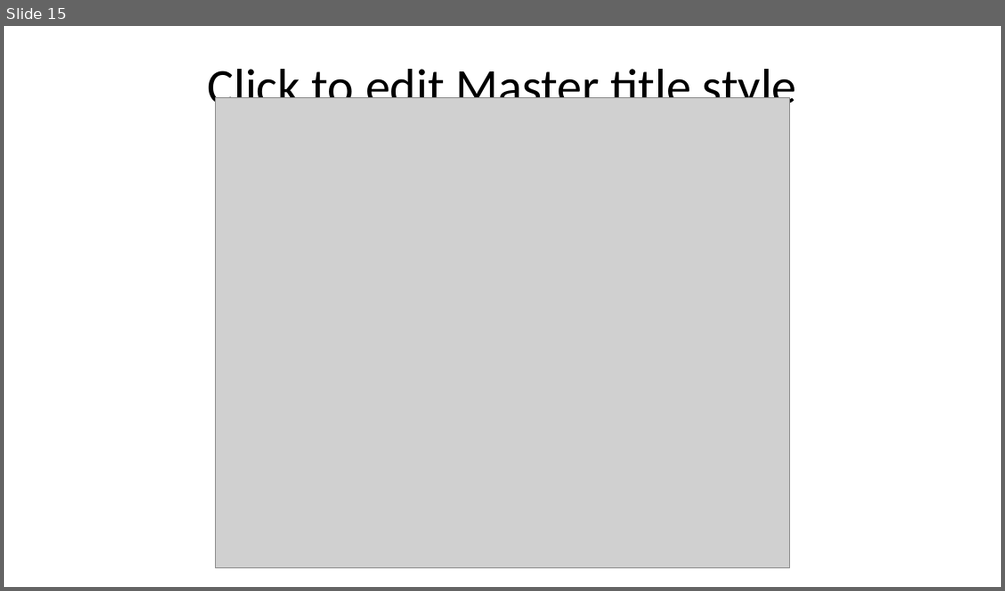
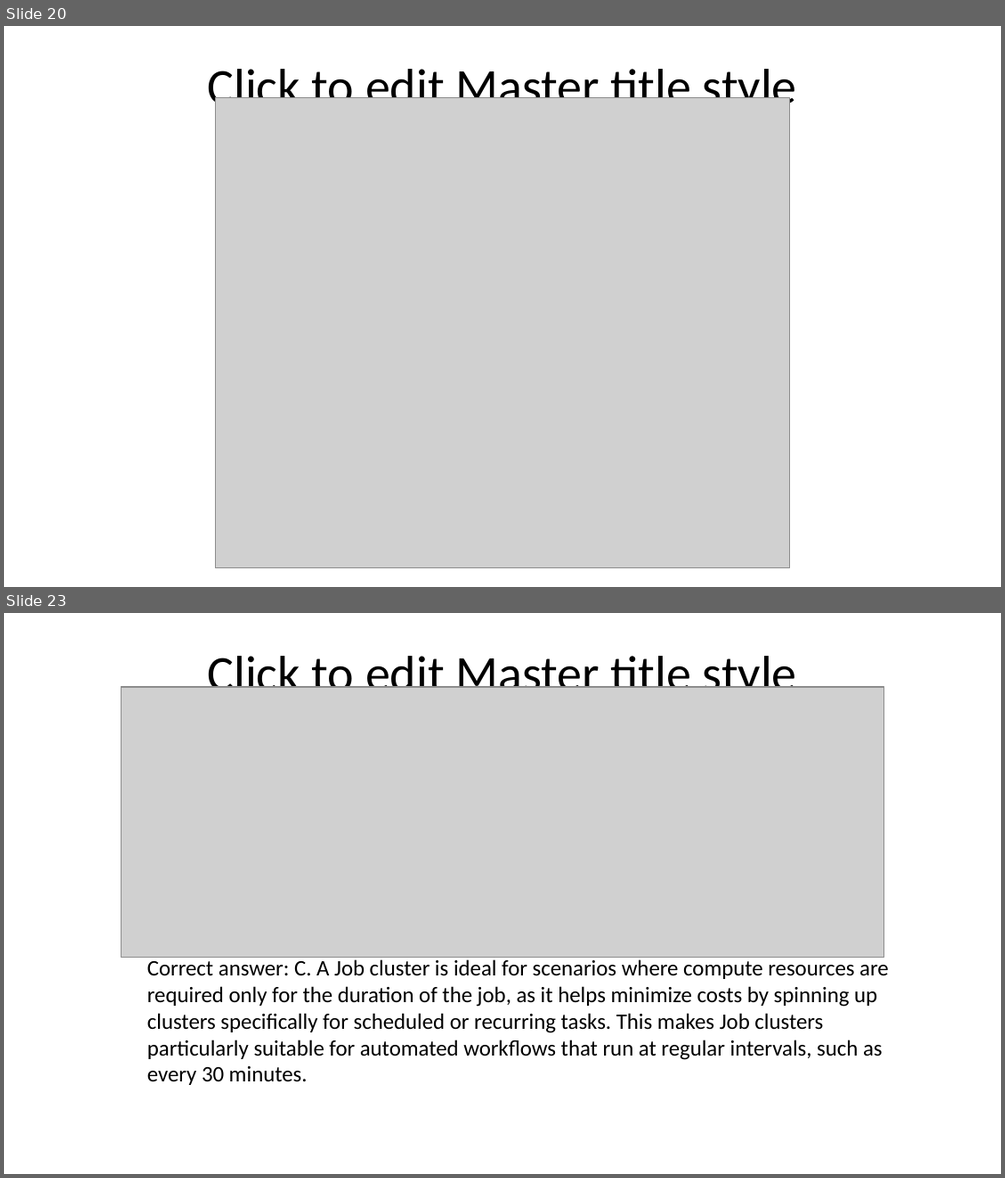
Before and after one commit to timothywarner-org/databricks, a slide deck: warner-databricks-slides.pptx. Shown one above the other, each under a label of ours: slide 15 before the commit, slides 20 and 23 after it; the slides between them are not shown. The pictures are 1005x591 and 1005x1178 pixels, drawn with LibreOffice and Linux fonts; fonts in the diff are those of the drawing; grey boxes stand for pictures; background and template pictures are left out. Boxes give left, top, right and bottom in pixels: in the first picture for what was removed or moved away, otherwise in the second. Text is boxed around its words. In the diff, an @@ line names an element or a change of style, - is before the commit and + after.

```diff
--- a/warner-databricks-slides.pptx
+++ b/warner-databricks-slides.pptx
@@ slide 23 added at (4, 613, 1001, 1174), background picture (left out); not listed: 1 template element that a slide beside it also shows @@
@@ text added at (725, 632, 784, 656), 14 pt, text #FFFFFF @@
+Source: academy.databricks.com
@@ title added at (138, 656, 521, 665), 33 pt, text #FFFFFF @@
+Practice Question #2
@@ picture added at (121, 687, 884, 957) @@
@@ text added at (147, 959, 889, 1085), 16 pt, text #000000 @@
+Correct answer: C. A Job cluster is ideal for scenarios where compute resources are required only for the duration of the job, as it helps minimize costs by spinning up clusters specifically for scheduled or recurring tasks. This makes Job clusters particularly suitable for automated workflows that run at regular intervals, such as every 30 minutes.
@@ what was slide 15 is now slide 20 @@
```
Also in this commit, not shown: 1 slide changed, 25 other slides added.
